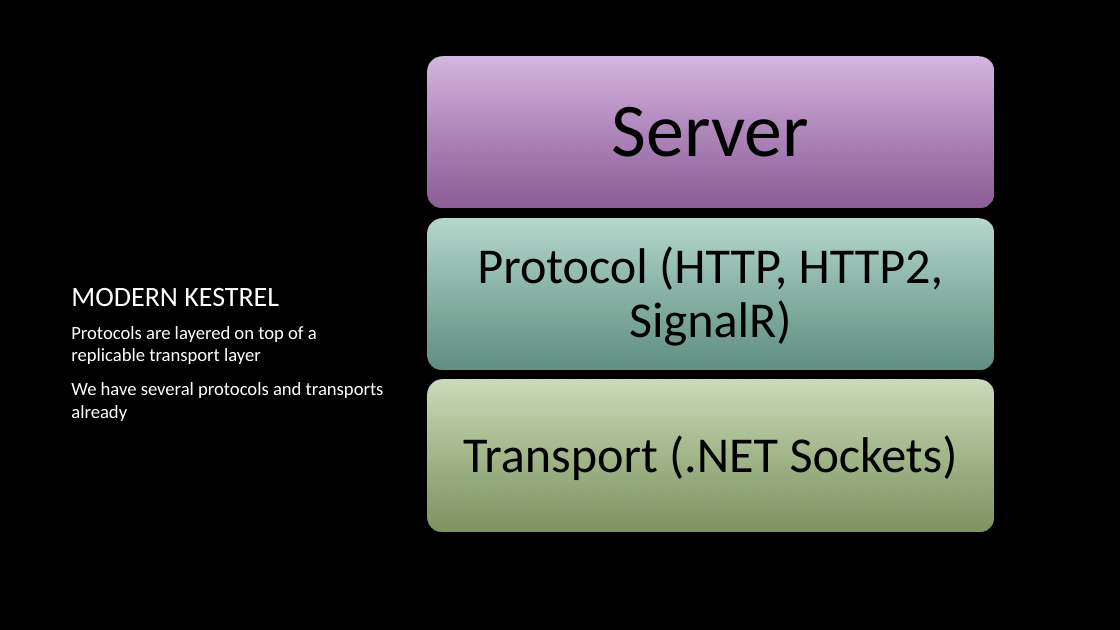
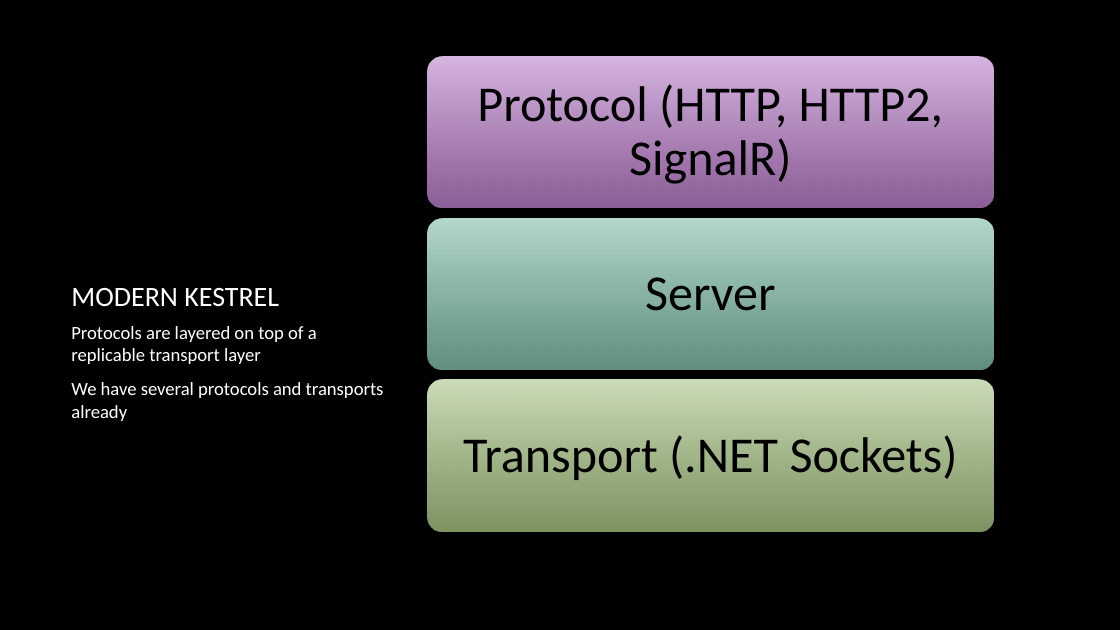
Before and after one commit to rynowak/Presentations, a slide deck: slide 6 of 2019/NDCSyndey/slides.pptx. Drawn at 1120x630 pixels with LibreOffice and Linux fonts; fonts in the diff are those of the drawing; background and template pictures are left out. Boxes give left, top, right and bottom in pixels: in the first picture for what was removed or moved away, otherwise in the second. Text is boxed around its words. In the diff, an @@ line names an element or a change of style, - is before the commit and + after.

```diff
--- a/2019/NDCSyndey/slides.pptx
+++ b/2019/NDCSyndey/slides.pptx
@@ text "Protocol (HTTP, HTTP2, SignalR)": place and size @@
-text "Protocol (HTTP, HTTP2, SignalR)" at [477, 246, 943, 346]
+text "Protocol (HTTP, HTTP2, SignalR)" at [477, 84, 943, 184]
@@ text "Server": place and size @@
-text "Server" at [612, 107, 809, 157]
+text "Server" at [645, 277, 775, 311]
@@ text "Server" at [645, 277, 775, 311]: size 65 to 43 pt; less space between paragraphs @@
```
Also in this commit, not shown: 6 other slides changed, 8 slides added.
